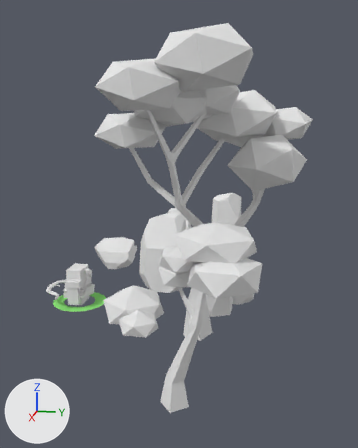
The Blender file multiplayer_assets.blend as it was, and as the next commit left it.
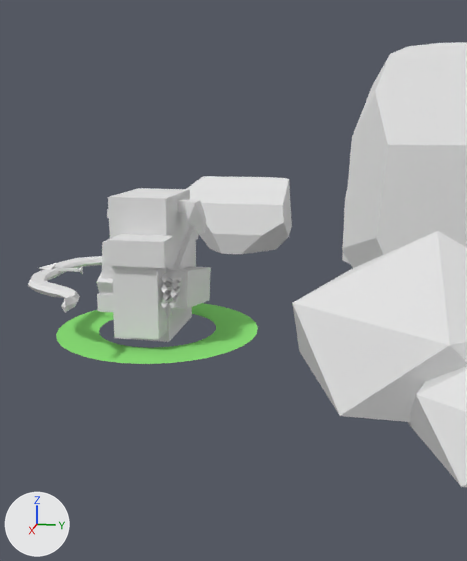
There are two pictures of each version: one whole from a 50 mm lens placed at (11.85, 5.14, 5.25), pointed at (0.25, 2.82, 2.35), one close up from a 50 mm lens placed at (4.25, 1.42, 1.44), pointed at (-0.18, 0.54, 0.33). The axes (+X, +Y, +Z) are drawn at lower left. The lights are the same throughout.

The first close-up shows 'Bow_archer', 'Rock_ground_big', 'Rock_group_1', 'archer', 'bush_1', 'selector'.
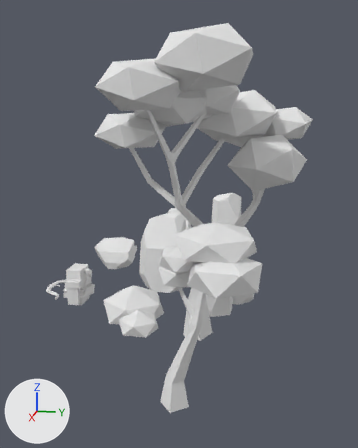
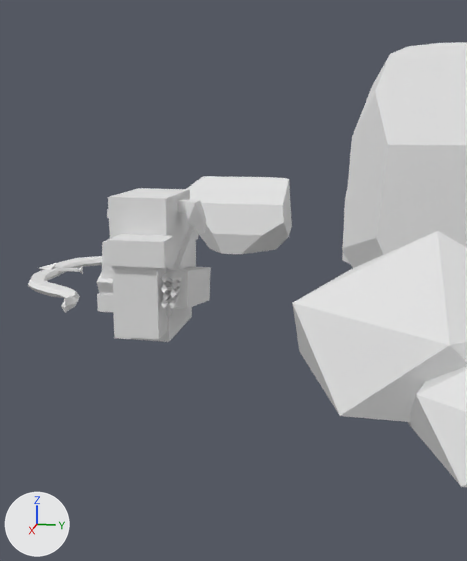
Pixel boxes (x1, y1, x2, y2) of what changed, in the close-ups (467 x 561 px):
```json
{"object": "selector", "change": "hidden", "before": [56, 303, 258, 364], "on screen": "green"}
```

Scene script edits in JSON lines:
```json
{"op": "add", "block": "ob_selector", "code": "ob_selector.hide_set(True)  # its collection is switched off"}
```
